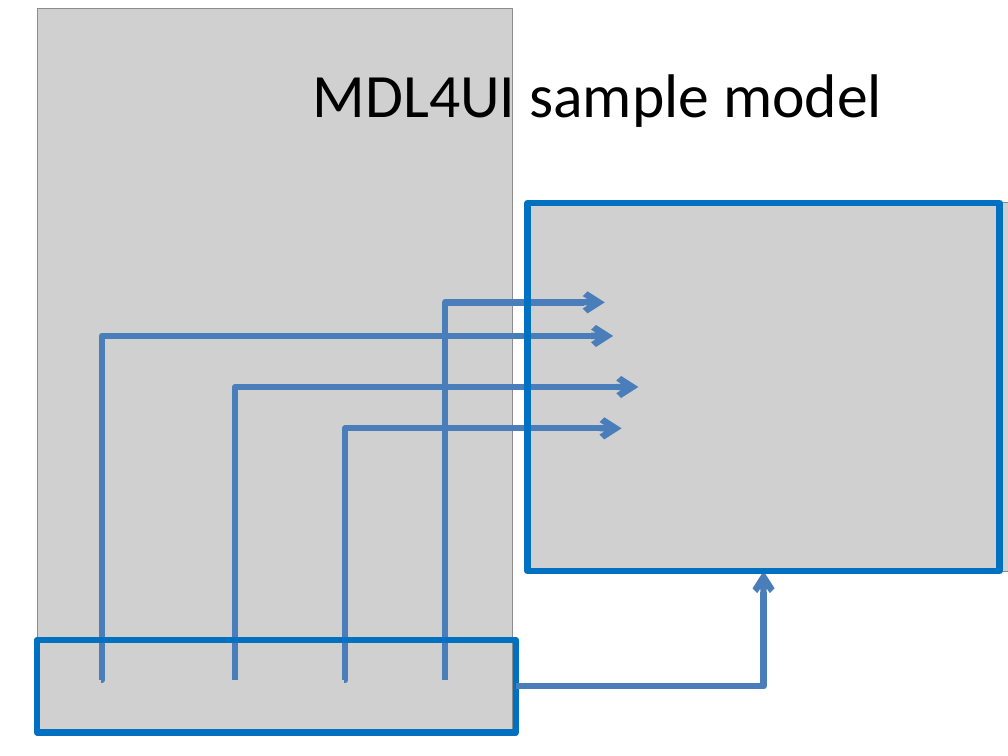
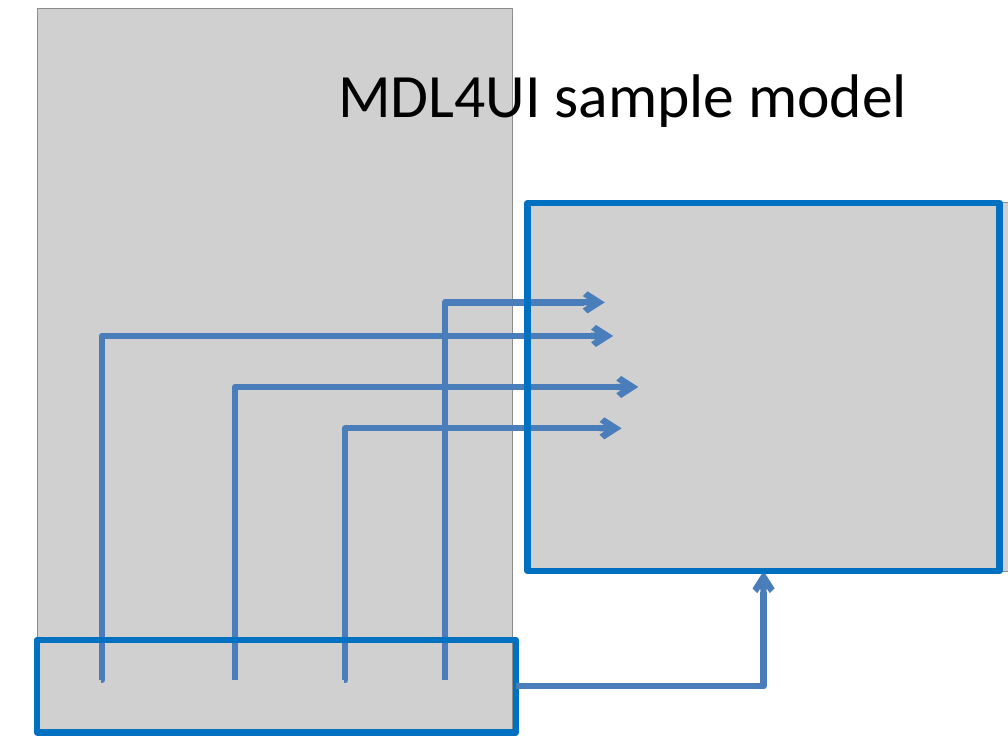
Before and after one commit to lesfurets/mdl4ui, a slide deck: slide 16 of mdl4ui-docs/mdl4ui_cg2013.pptx (slide 12 before the commit). Drawn at 1008x756 pixels with LibreOffice and Linux fonts; fonts in the diff are those of the drawing; grey boxes stand for pictures. Boxes give left, top, right and bottom in pixels: in the first picture for what was removed or moved away, otherwise in the second. Text is boxed around its words. In the diff, an @@ line names an element or a change of style, - is before the commit and + after.

```diff
--- a/mdl4ui-docs/mdl4ui_cg2013.pptx
+++ b/mdl4ui-docs/mdl4ui_cg2013.pptx
@@ title "MDL4UI sample model": place and size @@
-title "MDL4UI sample model" at box(313, 66, 882, 132)
+title "MDL4UI sample model" at box(338, 66, 907, 132)
```
Also in this commit, not shown: 6 other slides changed, 5 slides added.
